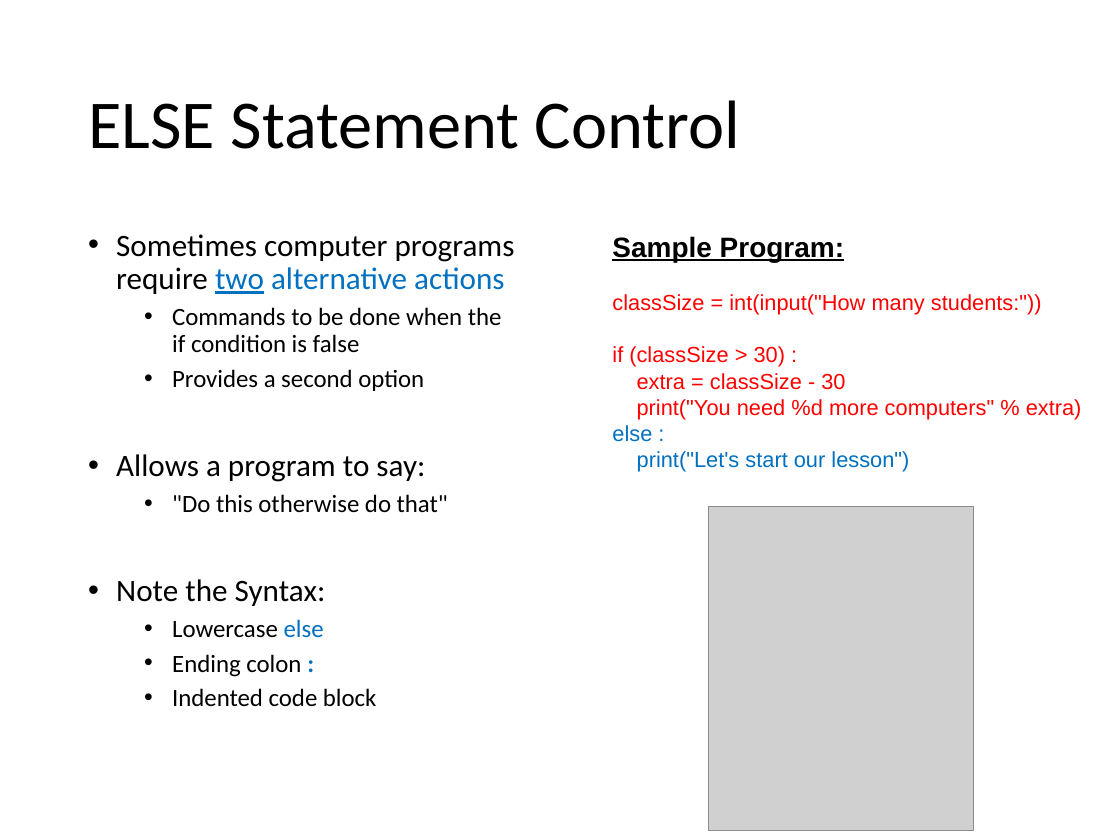
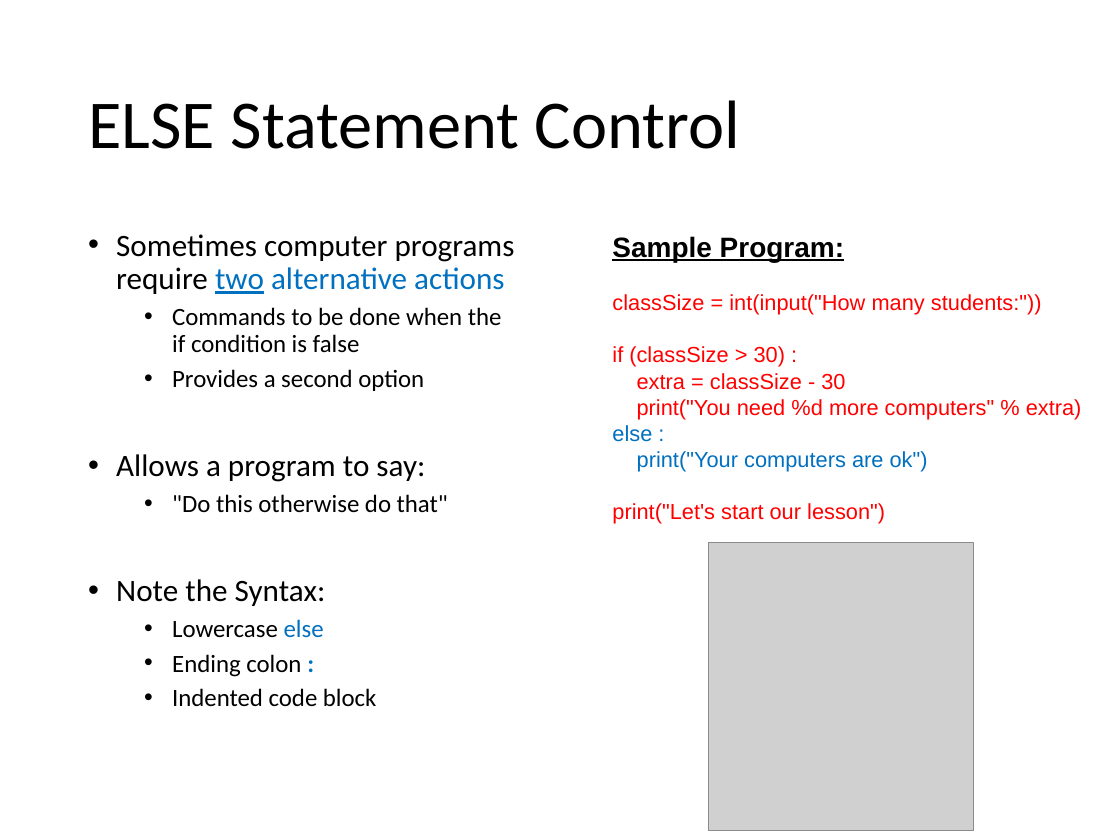
Before and after one commit to Greg5519/ICS3C0, a slide deck: slide 6 of Topic B Programming Skills/B.3 Lesson - Python Control Basics.pptx. Drawn at 1120x840 pixels with LibreOffice and Linux fonts; fonts in the diff are those of the drawing; grey boxes stand for pictures. Boxes give left, top, right and bottom in pixels: in the first picture for what was removed or moved away, otherwise in the second. Text is boxed around its words. In the diff, an @@ line names an element or a change of style, - is before the commit and + after.

```diff
--- a/Topic B Programming Skills/B.3 Lesson - Python Control Basics.pptx
+++ b/Topic B Programming Skills/B.3 Lesson - Python Control Basics.pptx
@@ text at [637, 451, 928, 472]: paragraph added @@
+print("Your computers are ok")
@@ text at [612, 503, 885, 524]: text colour #0070C0 to #FF0000 in "print("Let's start our lesson")" @@
@@ picture: place and size @@
-picture at [708, 506, 973, 830]
+picture at [708, 542, 973, 830]
```
Also in this commit, not shown: 1 other file.
